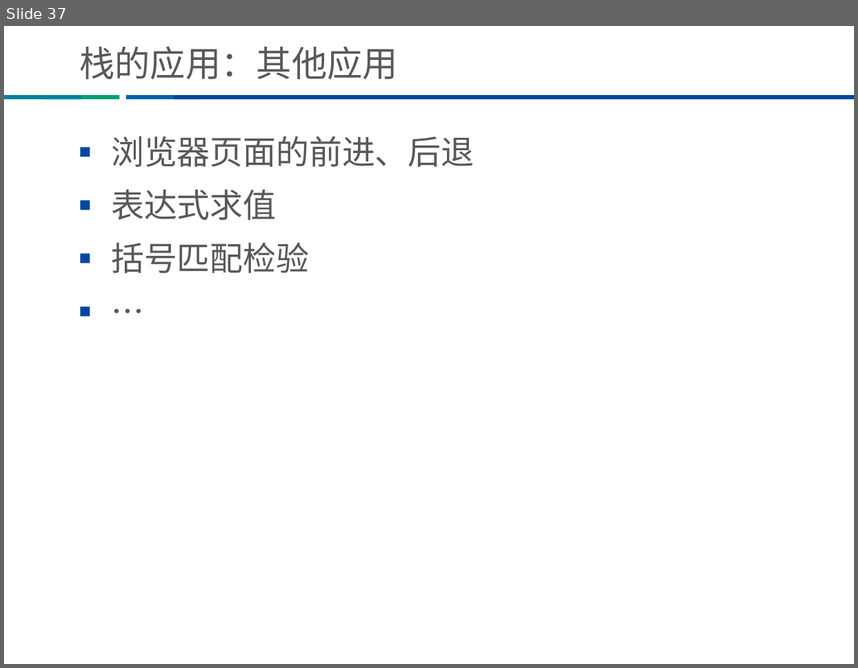
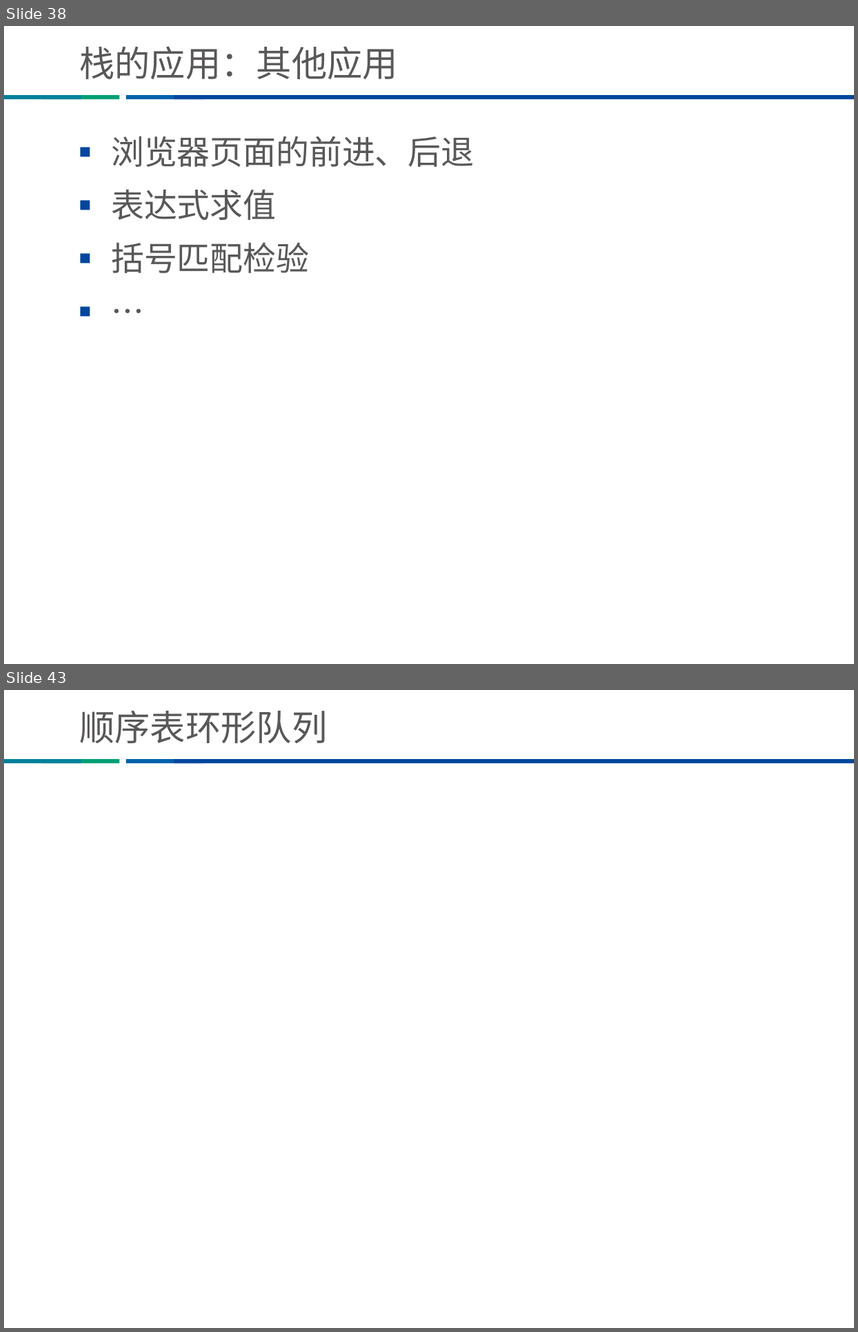
Before and after one commit to Tsaishichung/-, a slide deck: ppt/数据结构与算法分享/数据结构与算法（上）.ppt. Shown one above the other, each under a label of ours: slide 37 before the commit, slides 38 and 43 after it; the slides between them are not shown. The pictures are 858x668 and 858x1332 pixels, drawn with LibreOffice and Linux fonts; fonts in the diff are those of the drawing; background and template pictures are left out. Boxes give left, top, right and bottom in pixels: in the first picture for what was removed or moved away, otherwise in the second. Text is boxed around its words. In the diff, an @@ line names an element or a change of style, - is before the commit and + after.

```diff
--- a/ppt/数据结构与算法分享/数据结构与算法（上）.ppt
+++ b/ppt/数据结构与算法分享/数据结构与算法（上）.ppt
@@ slide 43 added at bbox=[4, 690, 854, 1328], background #FFFFFF; not listed: 4 template elements that a slide beside it also shows @@
@@ title added at bbox=[79, 711, 327, 743], 30 pt, text #595757 @@
+顺序表环形队列
@@ what was slide 37 is now slide 38 @@
```
Also in this commit, not shown: 3 slides changed, 4 other slides added, 2 other files.
